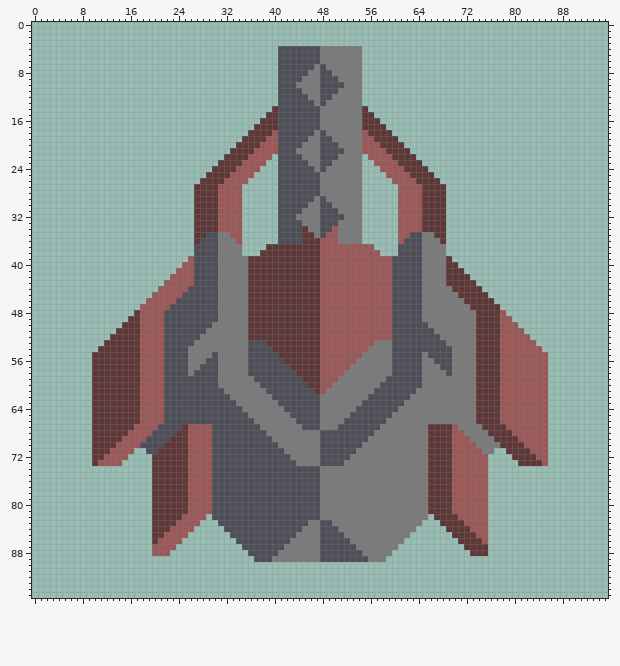
Two states of a sprite sheet, sprites/blocks/turrets/flamethrower.png. Above, as it was before the edit.
The file is 96x96 pixels.
New version:
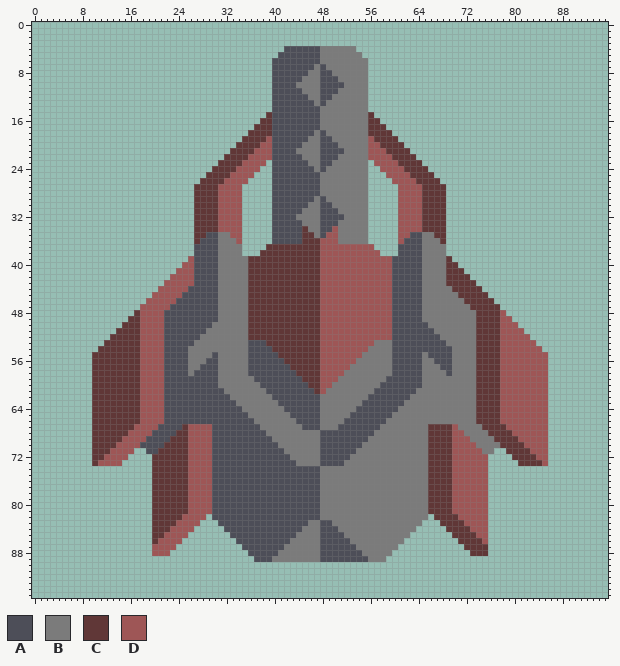
Palette (. is transparent): A #4d4e58  B #7b7b7b  C #603737  D #9e5656
From old to new:
Colour A is added in rows 6 to 13 at x 40; in rows 22 to 36 at x 40.
Colour A replaces colour C in rows 14 to 17 at x 40.
Colour A replaces colour D in rows 18 to 21 at x 40.
Colour B is added in rows 6 to 13 at x 55; in rows 22 to 36 at x 55.
Colour B replaces colour C in rows 14 to 17 at x 55.
Colour B replaces colour D in rows 18 to 21 at x 55.
Colour A is gone in row 4 at x 41.
Colour B is gone in row 4 at x 54.
Pixel boxes of the changes (left, top, right, bottom) in both pictures:
changed: (272, 46, 284, 244)
changed: (356, 46, 368, 244)
